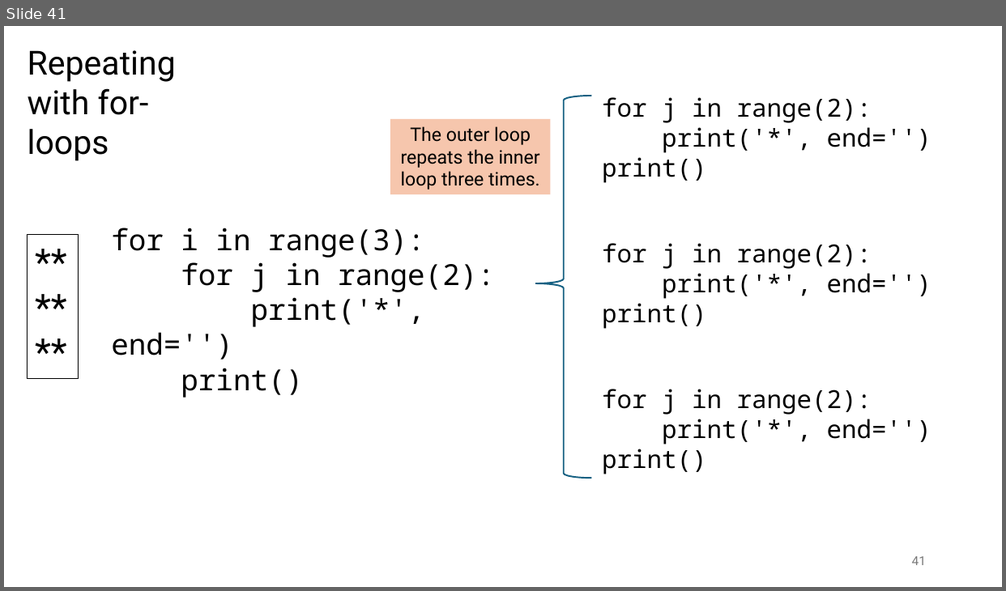
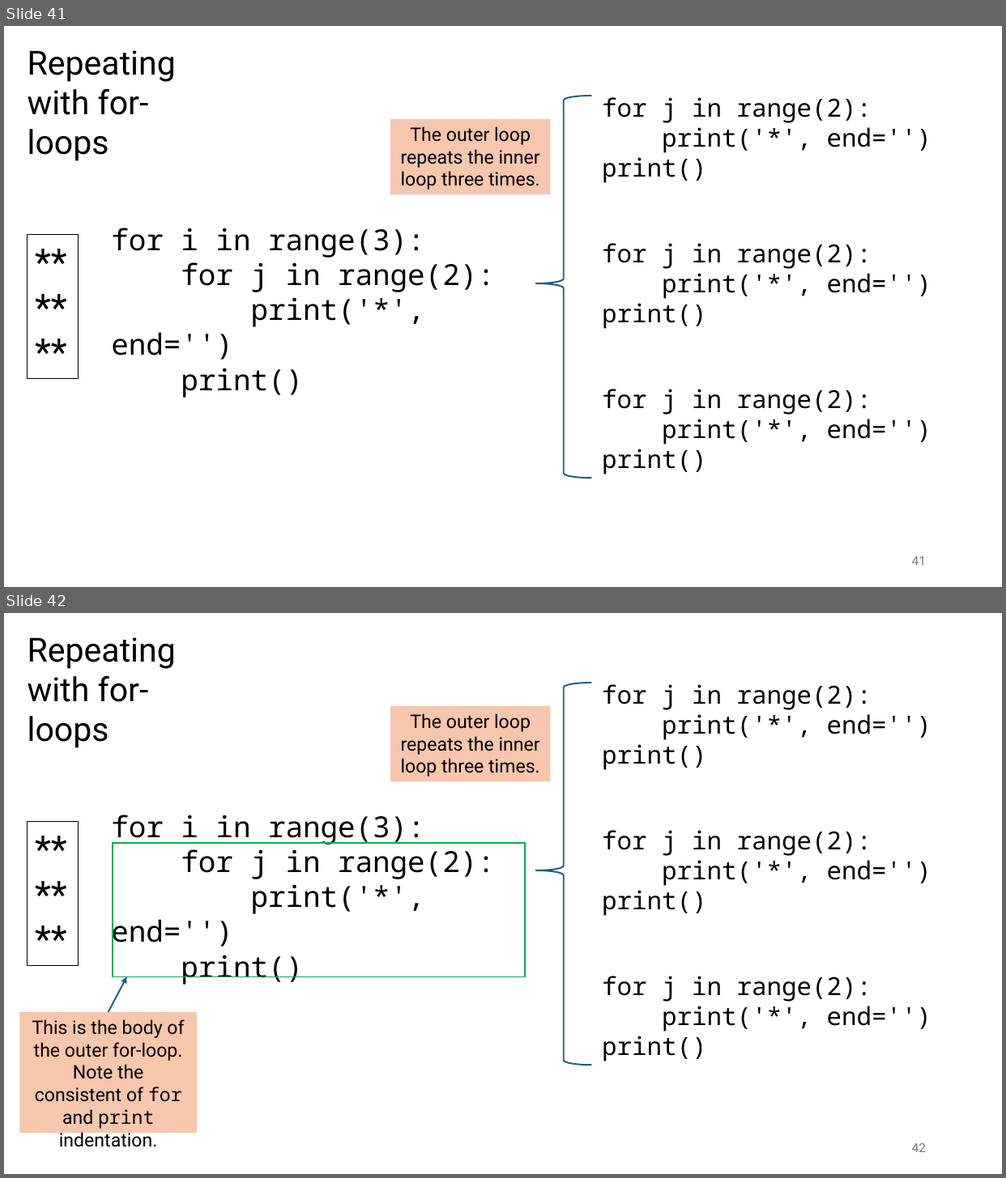
Before and after one commit to tjd1234/cmpt120spring2026, a slide deck: lecture_notes/chapter3/chapter3.pptx. Shown one above the other, each under a label of ours: slide 41 before the commit, slides 41 and 42 after it. The pictures are 1006x591 and 1006x1178 pixels, drawn with LibreOffice and Linux fonts; fonts in the diff are those of the drawing. Boxes give left, top, right and bottom in pixels: in the first picture for what was removed or moved away, otherwise in the second. Text is boxed around its words. In the diff, an @@ line names an element or a change of style, - is before the commit and + after.

```diff
--- a/lecture_notes/chapter3/chapter3.pptx
+++ b/lecture_notes/chapter3/chapter3.pptx
@@ slide 42 added at <box>4,613,1002,1174</box>, background #FFFFFF @@
@@ text added at <box>27,637,176,748</box>, 32 pt, text #000000 @@
+Repeating
+with for-loops
@@ left brace added at <box>535,683,592,1065</box>, outline #156082 1.5 pt @@
@@ text added at <box>602,684,931,770</box>, 24 pt, text #000000 @@
+for j in range(2):
+print('*', end='')
+print()
@@ rectangle added at <box>390,706,551,781</box>, fill #F6C6AD, 18 pt, text #000000 @@
+The outer loop repeats the inner loop three times.
@@ rectangle added at <box>27,822,78,965</box>, outline #000000 0.75 pt, 36 pt, text #000000 @@
+**
+**
+**
@@ text added at <box>111,815,495,951</box>, 28 pt, text #000000 @@
+for i in range(3):
+for j in range(2):
+print('*', end='')
+print()
@@ text added at <box>602,830,931,916</box>, 24 pt, text #000000 @@
+for j in range(2):
+print('*', end='')
+print()
@@ rectangle added at <box>113,843,525,977</box>, outline #00B050 1.5 pt @@
@@ text added at <box>602,976,931,1062</box>, 24 pt, text #000000 @@
+for j in range(2):
+print('*', end='')
+print()
@@ arrow added from (108, 1012) to (127, 977), #156082 1.5 pt @@
@@ rectangle added at <box>19,1012,197,1133</box>, fill #F6C6AD, 18 pt, text #000000 @@
+This is the body of the outer for-loop. Note the consistent of for and print indentation.
@@ page number added at <box>912,1144,926,1152</box>, 12 pt, text #797979 @@
+42
```
Also in this commit, not shown: 16 slides changed, 1 other slide added, 30 other files.
